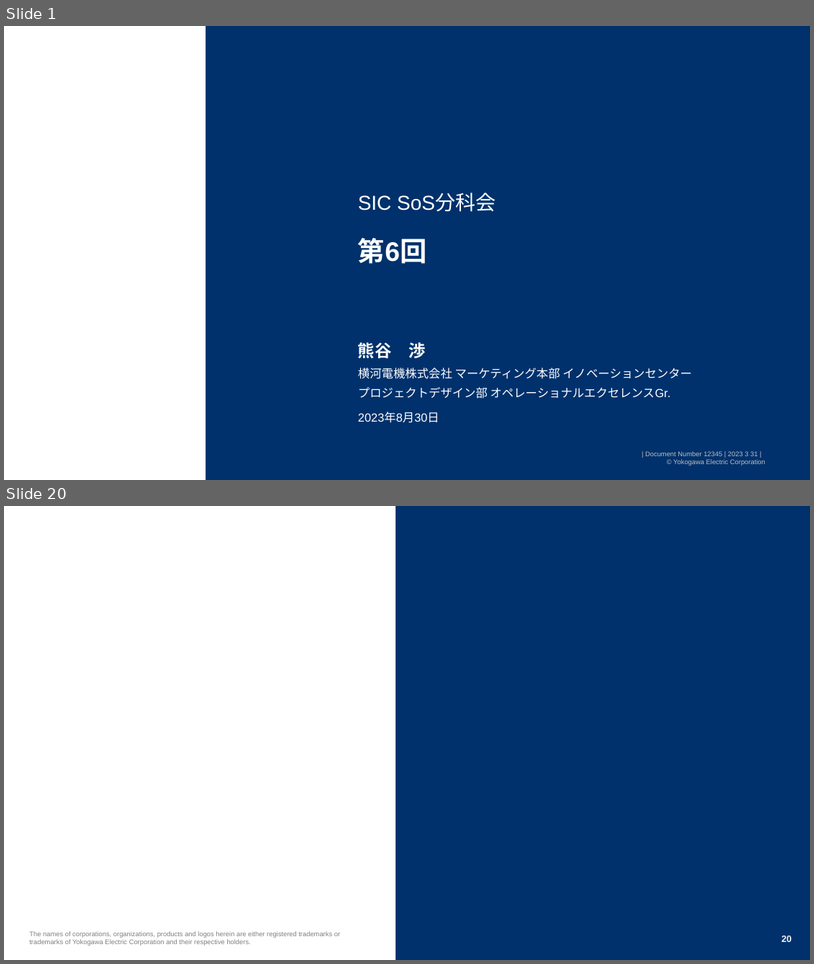
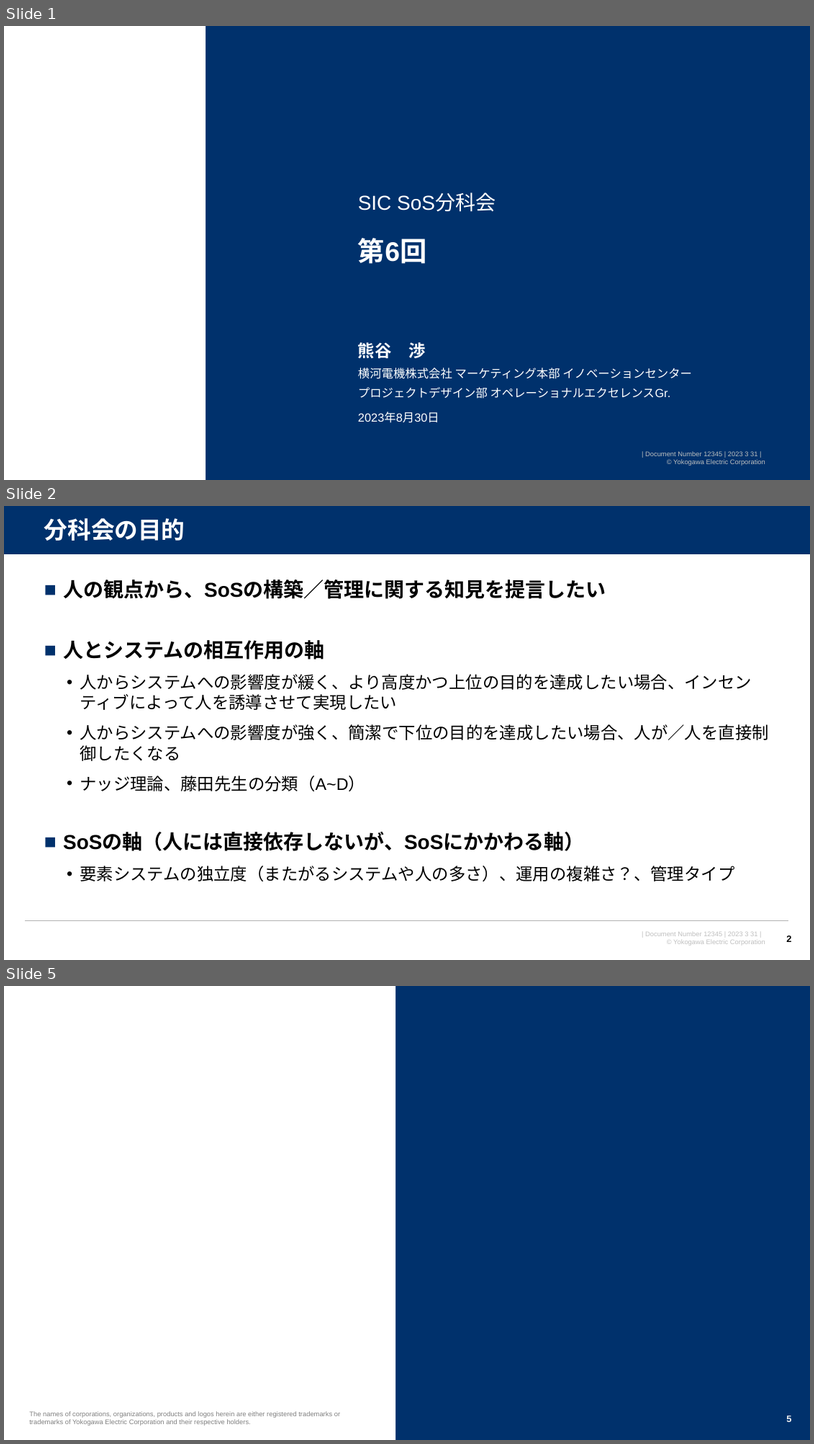
Before and after one commit to watarukumagai-git/opt, a slide deck: SoS/230830_SoS分科会6回_kuma_rev.0.pptx. Shown one above the other, each under a label of ours: slides 1 and 20 before the commit, slides 1, 2 and 5 after it; the slides between them are not shown. The pictures are 814x964 and 814x1444 pixels, drawn with LibreOffice and Linux fonts; fonts in the diff are those of the drawing; background and template pictures are left out. Boxes give left, top, right and bottom in pixels: in the first picture for what was removed or moved away, otherwise in the second. Text is boxed around its words. In the diff, an @@ line names an element or a change of style, - is before the commit and + after.

```diff
--- a/SoS/230830_SoS分科会6回_kuma_rev.0.pptx
+++ b/SoS/230830_SoS分科会6回_kuma_rev.0.pptx
@@ slide 2 added at <box>4,506,810,960</box>, background #FFFFFF; not listed: 1 template element that a slide beside it also shows @@
@@ rectangle added at <box>4,506,810,555</box>, fill #00316C @@
@@ title added at <box>44,518,185,541</box>, 28 pt, text #FFFFFF, bold @@
+分科会の目的
@@ line added from (4, 555) to (810, 555), #FFFFFF 0.75 pt @@
@@ text added at <box>63,579,769,881</box>, 20 pt, text #000000 @@
+■ 人の観点から、SoSの構築／管理に関する知見を提言したい
+■ 人とシステムの相互作用の軸
+  • 人からシステムへの影響度が緩く、より高度かつ上位の目的を達成したい場合、インセンティブによって人を誘導させて実現したい
+  • 人からシステムへの影響度が強く、簡潔で下位の目的を達成したい場合、人が／人を直接制御したくなる
+  • ナッジ理論、藤田先生の分類（A~D）
+■ SoSの軸（人には直接依存しないが、SoSにかかわる軸）
+  • 要素システムの独立度（またがるシステムや人の多さ）、運用の複雑さ？、管理タイプ
@@ line added from (25, 921) to (790, 921), #B2B2B2 1 pt @@
@@ page number added at <box>787,935,792,942</box>, 11 pt, text #000000, bold @@
+2
@@ what was slide 20 is now slide 5 @@
@@ page number at <box>787,1415,792,1422</box>: text changed @@
-20
+5
```
Also in this commit, not shown: 4 slides changed, 1 other slide added, 18 slides removed.
